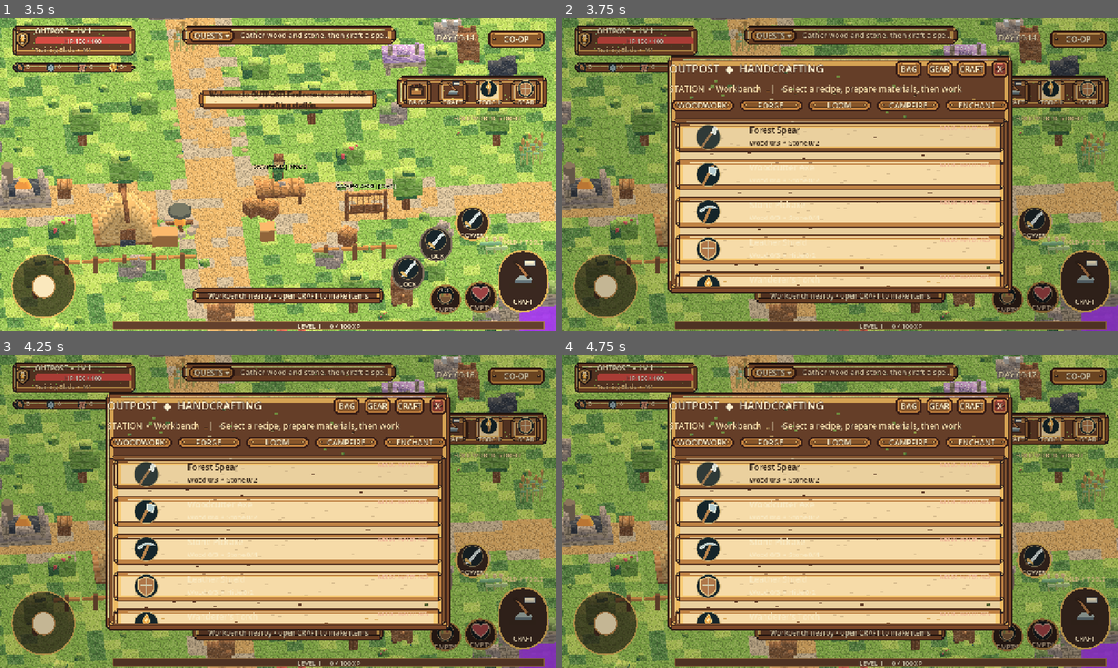
Above: before the commit, frames 1-4 (two rows, left to right).
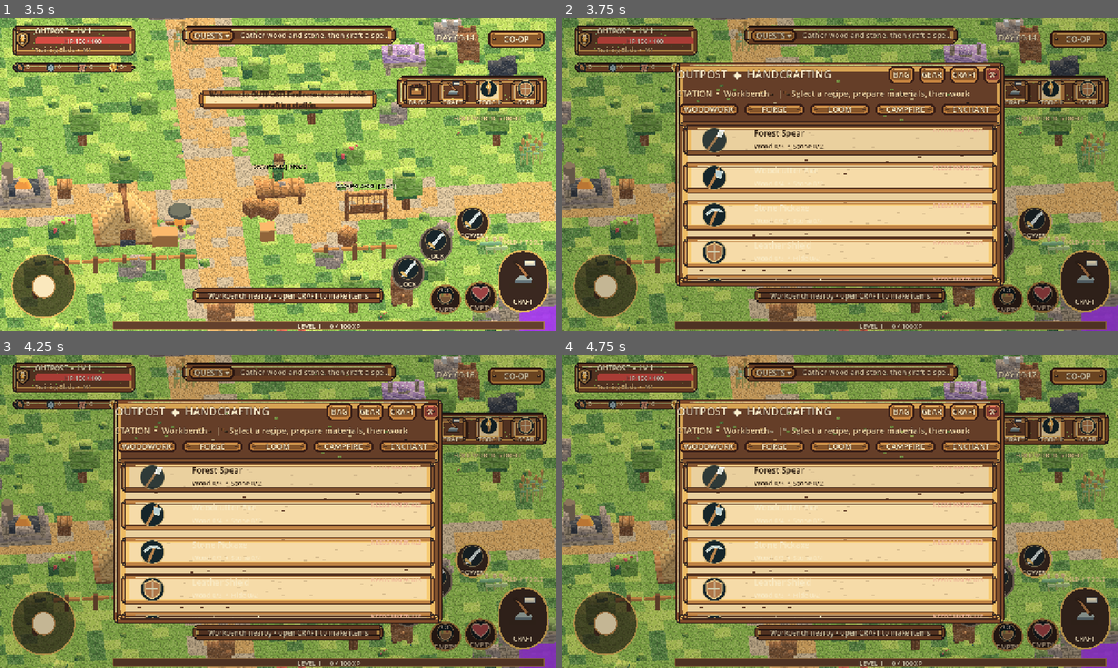
Above: after the commit, the same moments.

Repository: Smurfis/outpost-rpg
Game: Godot game, scene res://scenes/ui/company_splash.tscn
Same seed, same stepped clock (60 frames per second), same inputs: the game is played once before the commit and once after it.
Inputs (mouse positions are in pixels of both pictures, inside the frame that each line leads up to):
- Up to frame 1 (3.5 s): tap Enter at 0.5 s; move the mouse to (400, 158) at 0.52 s; hold D 0.53-1.25 s; tap G at 0.6 s; click (400, 158) at 0.67 s; tap Space at 0.77, 1.07 s; drag from (166, 190) to (250, 237) at 1.27 s; move the mouse to (333, 105) at 2.02 s; hold D (outpost_right) 2.03-2.75 s; hold Q (outpost_camera_left) 2.03-2.75 s; drag from (250, 237) to (111, 127) at 2.77 s
- Up to frame 2 (3.75 s): move the mouse to (1006, 221) at 3.52 s; hold A (outpost_left) from 3.53 s (still down); hold C (outpost_craft) from 3.53 s (still down)
- Up to frame 3 (4.25 s): keep holding A (outpost_left); keep holding C (outpost_craft); tap Space at 3.77, 4.07 s
- Up to frame 4 (4.75 s): release A (outpost_left) at 4.25 s; release C (outpost_craft) at 4.25 s; drag from (673, 464) to (756, 433) at 4.27 s

Frame 1 is identical in both runs. In frame 2, 28% of the frame differs, in the area x 19-81%, y 12-88%; in frame 3, 28%; in frame 4, 28%.

Commit message:
feat(ui): clamp crafting/bag/gear popup to phone-safe size and restore text contrast

Diff:
--- a/scripts/menu.gd
+++ b/scripts/menu.gd
@@ -6,6 +6,7 @@
 ## Browse remotely; to produce an item you must stand beside its matching station.
 var game
 var shell: Control
+var popup_frame: PanelContainer
 var title: Label
 var subtitle: Label
 var station_tabs: HBoxContainer
@@ -48,14 +49,14 @@
 	shell.add_child(shade)
 	shade.set_anchors_and_offsets_preset(Control.PRESET_FULL_RECT)
 	var frame := PanelContainer.new()
-	frame.anchor_left = 0.186
-	frame.anchor_right = 0.814
-	frame.anchor_top = 0.116
-	frame.anchor_bottom = 0.884
+	frame.name = "CompactMenuFrame"
 	frame.add_theme_stylebox_override("panel", SKIN.box("frame"))
 	shell.add_child(frame)
+	popup_frame = frame
+	_layout_popup()
+	get_viewport().size_changed.connect(_layout_popup)
 	var page := VBoxContainer.new()
-	page.add_theme_constant_override("separation", 8)
+	page.add_theme_constant_override("separation", 6)
 	frame.add_child(page)
 	var header := HBoxContainer.new()
 	page.add_child(header)
@@ -87,12 +88,15 @@
 	close.pressed.connect(close_page)
 	header.add_child(close)
 	subtitle = _label("", 16, Color("f4d9a6"))
+	subtitle.autowrap_mode = TextServer.AUTOWRAP_OFF
+	subtitle.text_overrun_behavior = TextServer.OVERRUN_TRIM_ELLIPSIS
+	subtitle.clip_text = true
 	page.add_child(subtitle)
 	station_tabs = HBoxContainer.new()
 	station_tabs.add_theme_constant_override("separation", 6)
 	page.add_child(station_tabs)
 	var panes := HBoxContainer.new()
-	panes.add_theme_constant_override("separation", 12)
+	panes.add_theme_constant_override("separation", 8)
 	panes.size_flags_vertical = Control.SIZE_EXPAND_FILL
 	var surface := PanelContainer.new()
 	surface.add_theme_stylebox_override("panel", SKIN.box("parchment"))
@@ -119,9 +123,29 @@
 	panes.add_child(right_scroll)
 	details = VBoxContainer.new()
 	details.size_flags_horizontal = Control.SIZE_EXPAND_FILL
-	details.add_theme_constant_override("separation", 10)
+	details.add_theme_constant_override("separation", 7)
 	right_scroll.add_child(details)
 	visible = false
+
+func _layout_popup() -> void:
+	# Stable *pixel* dimensions rather than a huge percentage of ultra-wide
+	# mobile screens. Leave the game visible around the frame, but keep
+	# sufficient space for five station tabs and large thumb targets.
+	if popup_frame == null:
+		return
+	var bounds: Vector2 = get_viewport().get_visible_rect().size
+	var max_width: float = maxf(300.0, bounds.x - 30.0)
+	var max_height: float = maxf(320.0, bounds.y - 34.0)
+	var width_px: float = minf(clampf(bounds.x * 0.60, 620.0, 880.0), max_width)
+	var height_px: float = minf(clampf(bounds.y * 0.73, 450.0, 600.0), max_height)
+	popup_frame.anchor_left = 0.5
+	popup_frame.anchor_right = 0.5
+	popup_frame.anchor_top = 0.5
+	popup_frame.anchor_bottom = 0.5
+	popup_frame.offset_left = -width_px * 0.5
+	popup_frame.offset_right = width_px * 0.5
+	popup_frame.offset_top = -height_px * 0.5
+	popup_frame.offset_bottom = height_px * 0.5
 
 func _style(background: Color, border: Color = Color.TRANSPARENT, radius: int = 8) -> StyleBoxFlat:
 	var style := StyleBoxFlat.new()
@@ -163,7 +187,9 @@
 
 func _column_panel(target: Node, color: Color) -> VBoxContainer:
 	var container := PanelContainer.new()
-	container.add_theme_stylebox_override("panel", SKIN.box("inset"))
+	# Text in these nested detail cards is cream/gold, so use dark carved
+	# wood instead of a light item-card surface with unreadable cream text.
+	container.add_theme_stylebox_override("panel", SKIN.box("frame"))
 	target.add_child(container)
 	var column := VBoxContainer.new()
 	column.add_theme_constant_override("separation", 6)
